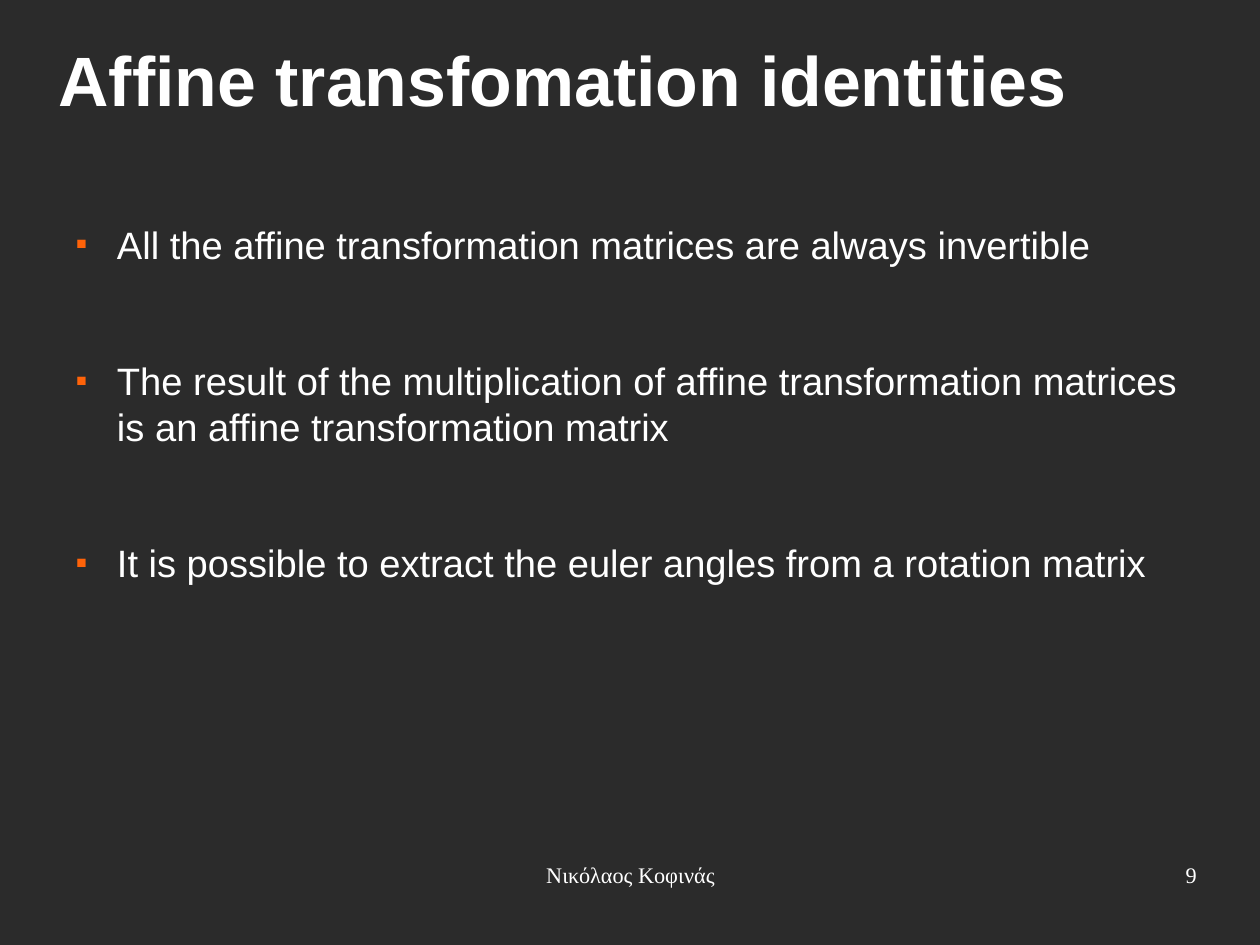
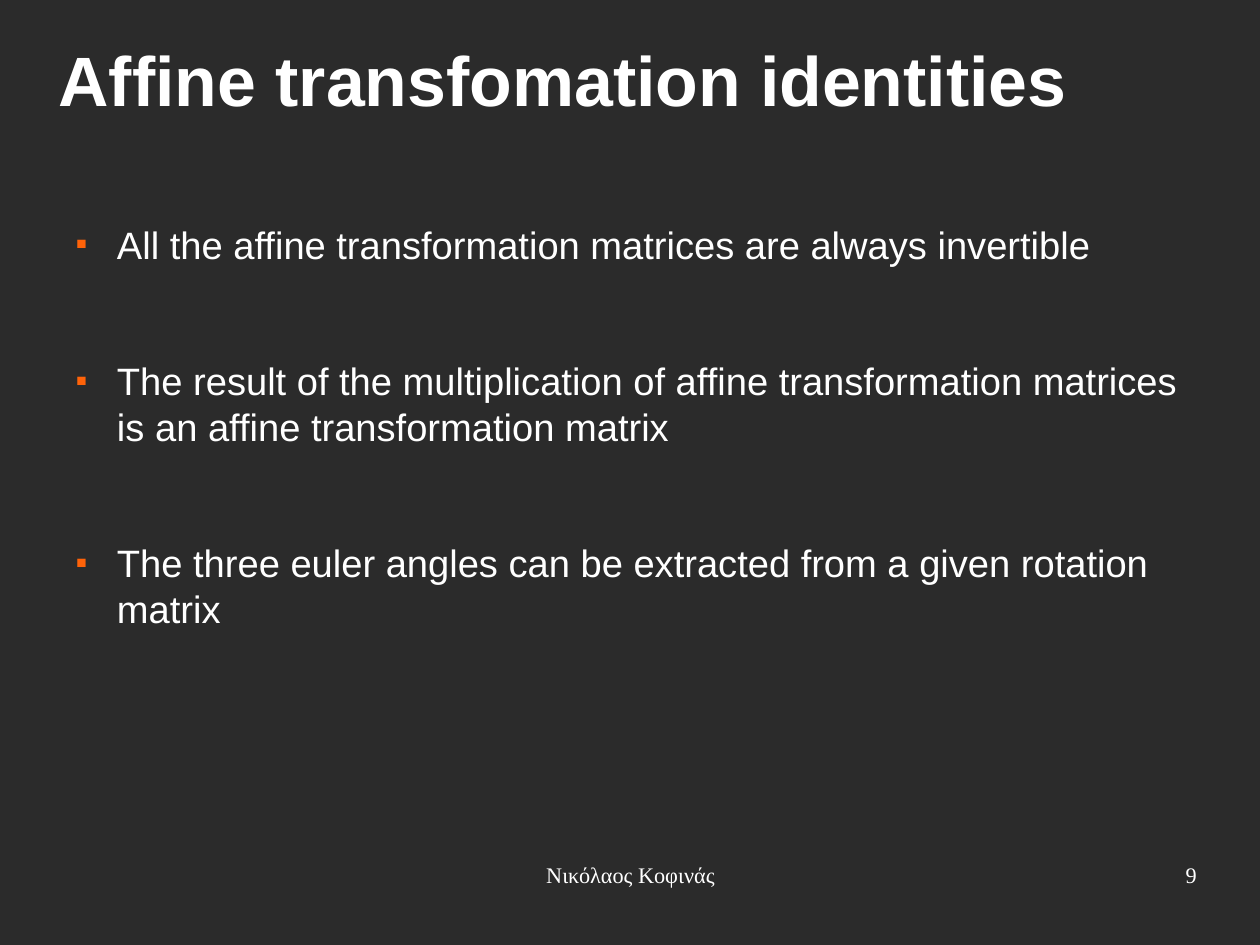
Before and after one commit to eldr4d/MyThesis, a slide deck: slide 9 of presentation.odp. Drawn at 1260x945 pixels with LibreOffice and Linux fonts; fonts in the diff are those of the drawing; background and template pictures are left out; a plain dark background stands for a picture behind light text. Boxes give left, top, right and bottom in pixels: in the first picture for what was removed or moved away, otherwise in the second. Text is boxed around its words. In the diff, an @@ line names an element or a change of style, - is before the commit and + after.

```diff
--- a/presentation.odp
+++ b/presentation.odp
@@ text at [117, 549, 1148, 624]: text changed @@
-■ It is possible to extract the euler angles from a rotation matrix
+■ The three euler angles can be extracted from a given rotation matrix
```
Also in this commit, not shown: 17 other slides changed, 5 slides added, 2 slides removed.
